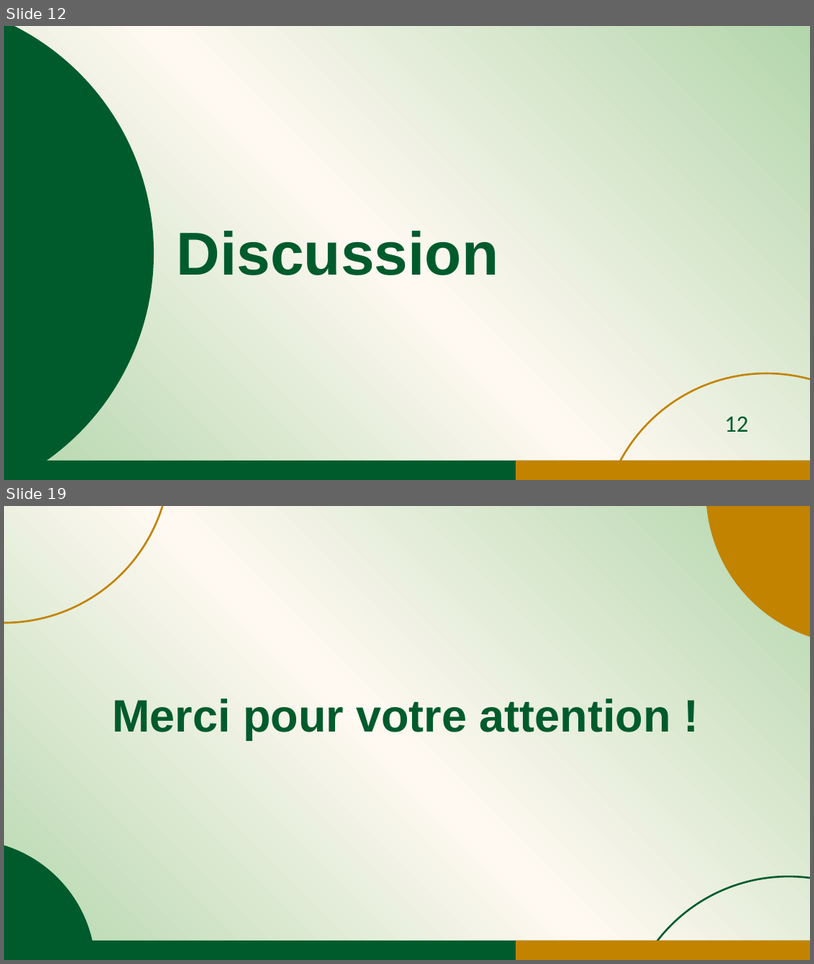
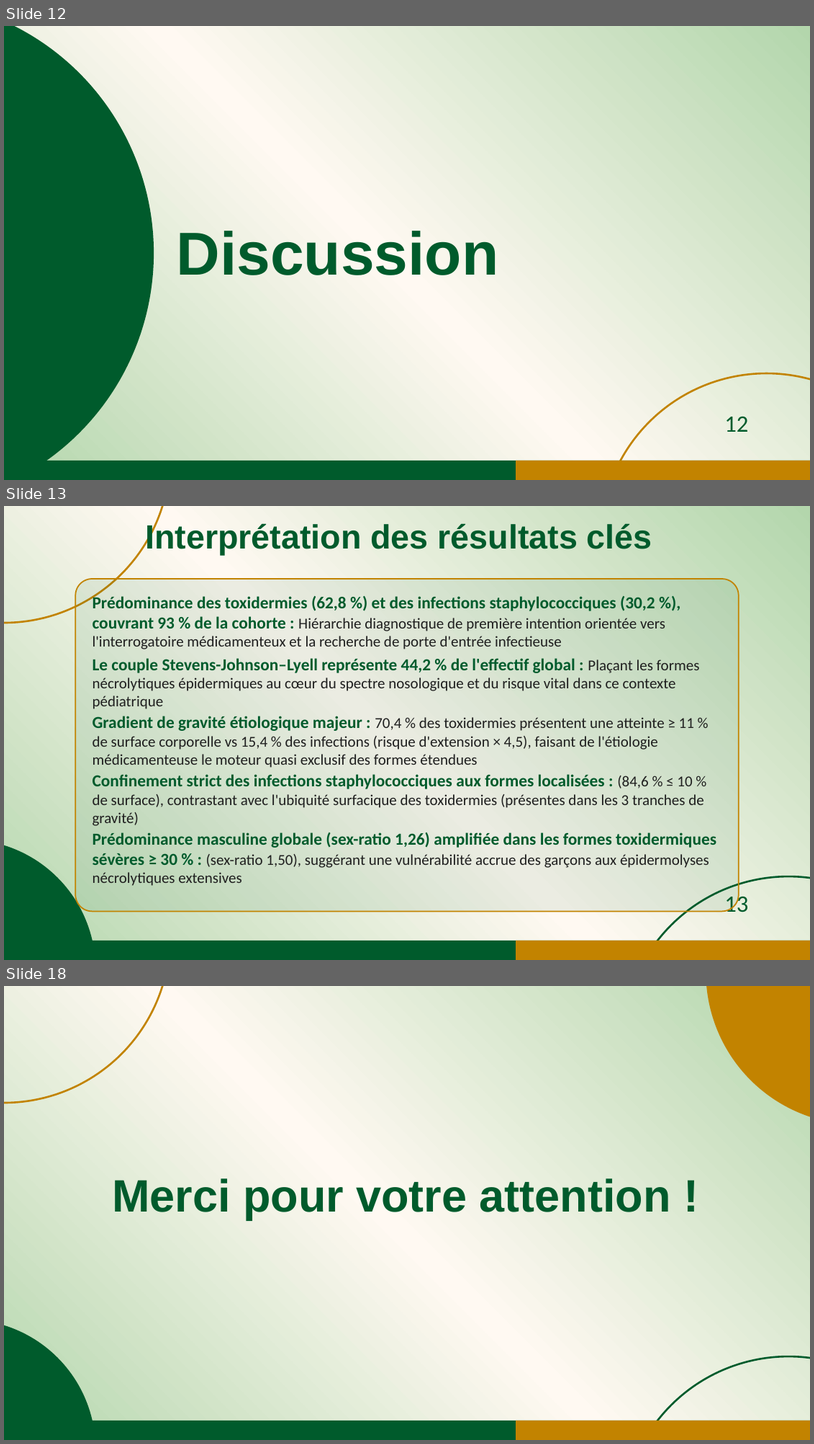
Before and after one commit to jicorporate/GFMP, a slide deck: Communication Orale_JDA1_sujets_enfant_30mai.pptx. Shown one above the other, each under a label of ours: slides 12 and 19 before the commit, slides 12, 13 and 18 after it; the slides between them are not shown. The pictures are 814x964 and 814x1444 pixels, drawn with LibreOffice and Linux fonts; fonts in the diff are those of the drawing. Boxes give left, top, right and bottom in pixels: in the first picture for what was removed or moved away, otherwise in the second. Text is boxed around its words. In the diff, an @@ line names an element or a change of style, - is before the commit and + after.

```diff
--- a/Communication Orale_JDA1_sujets_enfant_30mai.pptx
+++ b/Communication Orale_JDA1_sujets_enfant_30mai.pptx
@@ slide 13 added at <box>4,506,810,960</box>, background gradient #B3D6AC to #FFF9F2 @@
@@ ellipse added at <box>4,506,170,623</box>, outline #C28300 2.25 pt @@
@@ text added at <box>145,523,653,556</box>, 40 pt, text #005B2C, bold @@
+Interprétation des résultats clés
@@ rounded rectangle added at <box>75,579,739,911</box>, fill #005B2C at 8% opacity, outline #C28300 1.5 pt, 18 pt, text #1F1F1F @@
+Prédominance des toxidermies (62,8 %) et des infections staphylococciques (30,2 %), couvrant 93 % de la cohorte : Hiérarchie diagnostique de première intention orientée vers l'interrogatoire médicamenteux et la recherche de porte d'entrée infectieuse
+Le couple Stevens-Johnson–Lyell représente 44,2 % de l'effectif global : Plaçant les formes nécrolytiques épidermiques au cœur du spectre nosologique et du risque vital dans ce contexte pédiatrique
+Gradient de gravité étiologique majeur : 70,4 % des toxidermies présentent une atteinte ≥ 11 % de surface corporelle vs 15,4 % des infections (risque d'extension × 4,5), faisant de l'étiologie médicamenteuse le moteur quasi exclusif des formes étendues
+Confinement strict des infections staphylococciques aux formes localisées : (84,6 % ≤ 10 % de surface), contrastant avec l'ubiquité surfacique des toxidermies (présentes dans les 3 tranches de gravité)
+Prédominance masculine globale (sex-ratio 1,26) amplifiée dans les formes toxidermiques sévères ≥ 30 % : (sex-ratio 1,50), suggérant une vulnérabilité accrue des garçons aux épidermolyses nécrolytiques extensives
@@ ellipse added at <box>4,839,95,960</box>, fill #005B2C @@
@@ ellipse added at <box>623,876,810,960</box>, outline #005B2C 2.25 pt @@
@@ page number added at <box>725,893,748,911</box>, 28 pt, text #005B2C @@
+13
@@ rectangle added at <box>4,940,810,960</box>, fill #005B2C @@
@@ rectangle added at <box>517,940,810,960</box>, fill #C28300 @@
@@ what was slide 19 is now slide 18 @@
```
Also in this commit, not shown: 6 slides changed, 4 other slides added, 6 slides removed, 1 other file.
